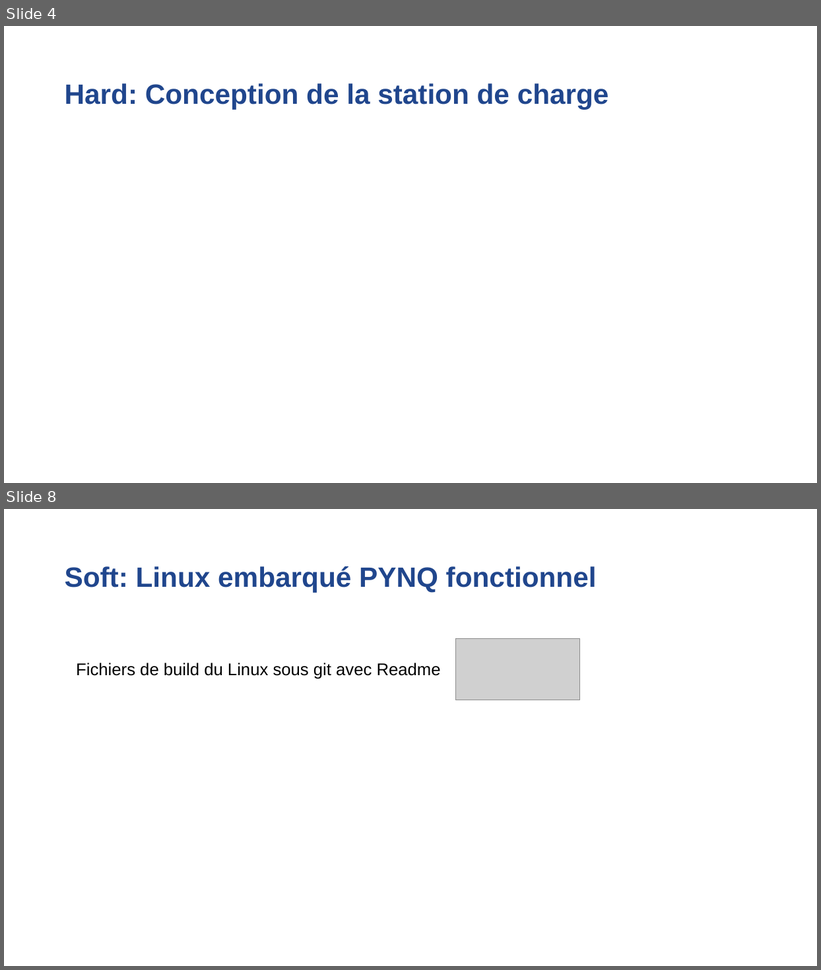
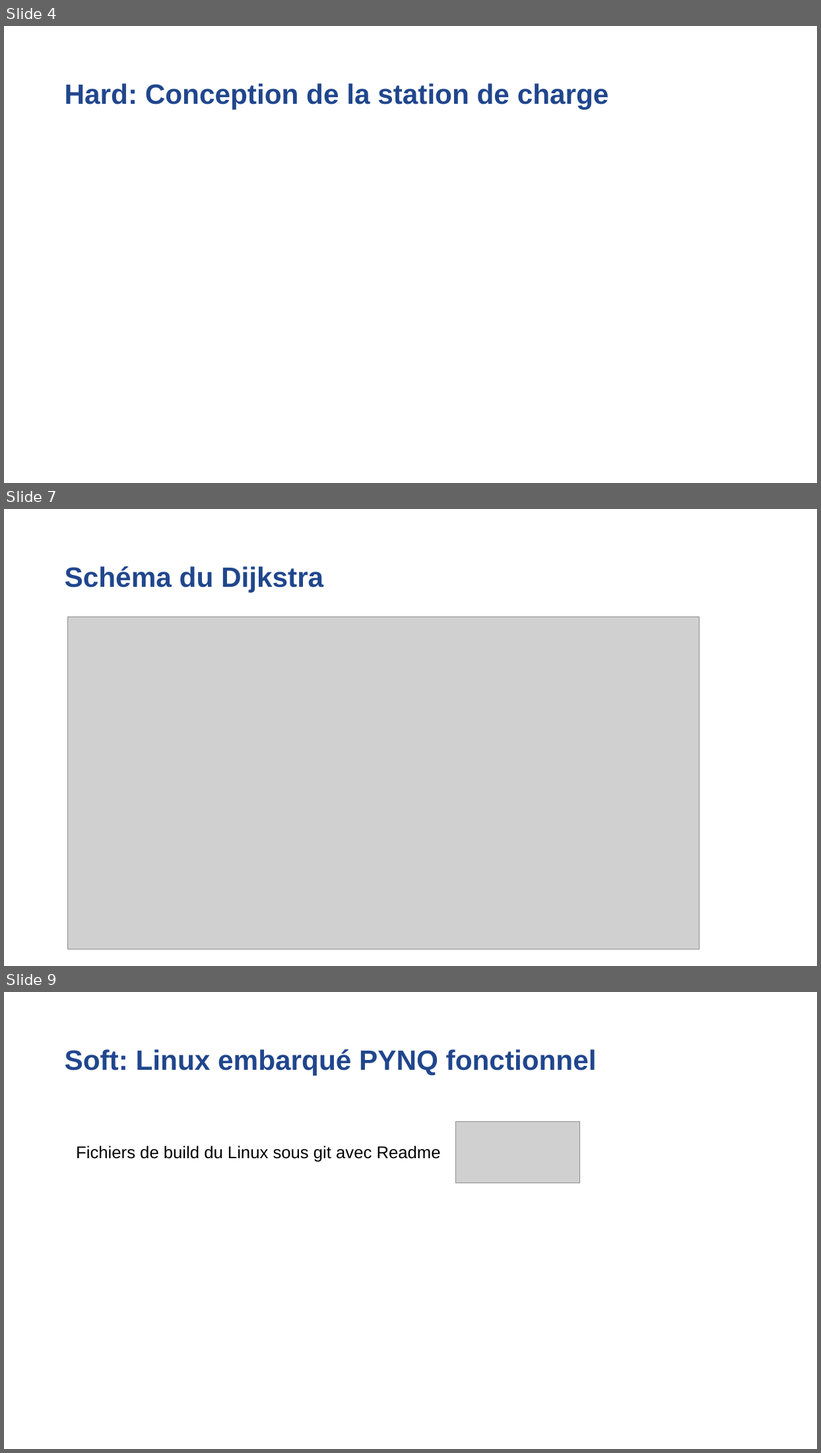
Before and after one commit to Laffargue-ElsysDesign/Robot_Surveillance_V3, a slide deck: GestionDeProjet/Reunions/Reunion_23_06_2022/Reunion_avancement23_06_22.pptx. Shown one above the other, each under a label of ours: slides 4 and 8 before the commit, slides 4, 7 and 9 after it; the slides between them are not shown. The pictures are 821x970 and 821x1453 pixels, drawn with LibreOffice and Linux fonts; fonts in the diff are those of the drawing; grey boxes stand for pictures; background and template pictures are left out. Boxes give left, top, right and bottom in pixels: in the first picture for what was removed or moved away, otherwise in the second. Text is boxed around its words. In the diff, an @@ line names an element or a change of style, - is before the commit and + after.

```diff
--- a/GestionDeProjet/Reunions/Reunion_23_06_2022/Reunion_avancement23_06_22.pptx
+++ b/GestionDeProjet/Reunions/Reunion_23_06_2022/Reunion_avancement23_06_22.pptx
@@ slide 7 added at [4, 509, 817, 966], background #FFFFFF @@
@@ title added at [65, 566, 323, 592], 33 pt, text #20468D, bold @@
+Schéma du Dijkstra
@@ picture added at [67, 617, 700, 949] @@
@@ what was slide 8 is now slide 9 @@
```
Also in this commit, not shown: 3 slides changed, 1 other slide added, 1 slide removed, 14 other files.
